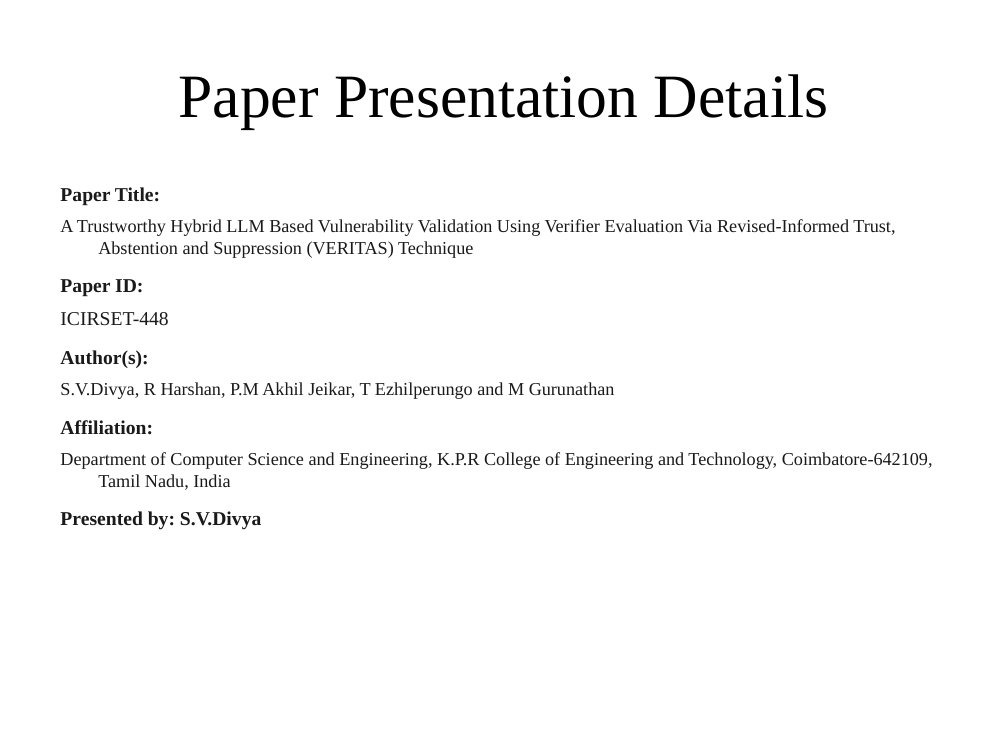
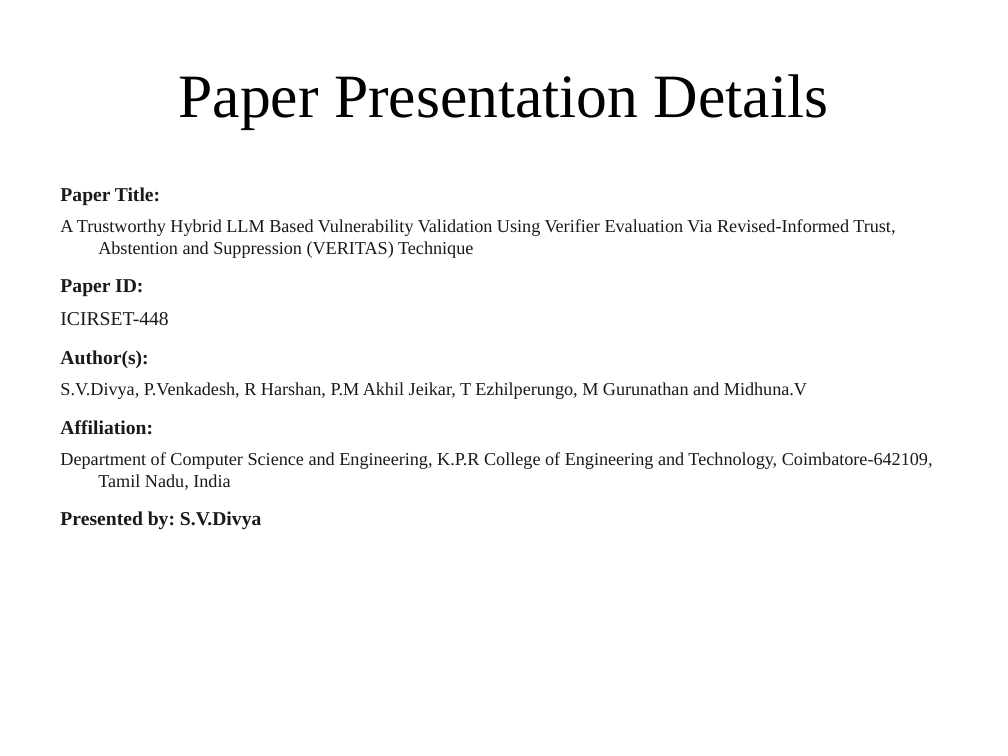
Before and after one commit to AmonWasHere/Proto, a slide deck: slide 2 of paper/ICIRSET-26_VERITAS_Presentation.pptx. Drawn at 1008x756 pixels with LibreOffice and Linux fonts; fonts in the diff are those of the drawing. Boxes give left, top, right and bottom in pixels: in the first picture for what was removed or moved away, otherwise in the second. Text is boxed around its words. In the diff, an @@ line names an element or a change of style, - is before the commit and + after.

Commit message:
Add all seven authors to conference deck

```diff
--- a/paper/ICIRSET-26_VERITAS_Presentation.pptx
+++ b/paper/ICIRSET-26_VERITAS_Presentation.pptx
@@ text at [60,382,807,399]: text changed @@
-S.V.Divya, R Harshan, P.M Akhil Jeikar, T Ezhilperungo and M Gurunathan
+S.V.Divya, P.Venkadesh, R Harshan, P.M Akhil Jeikar, T Ezhilperungo, M Gurunathan and Midhuna.V
```
Also in this commit, not shown: 1 other file.
